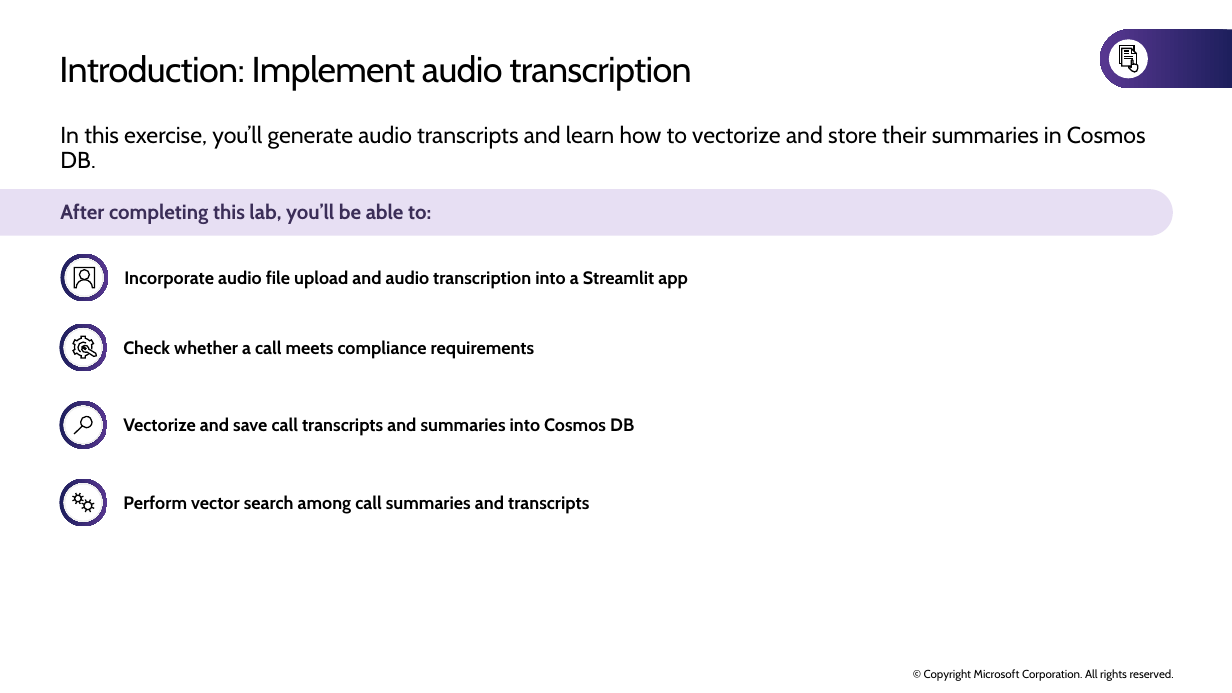
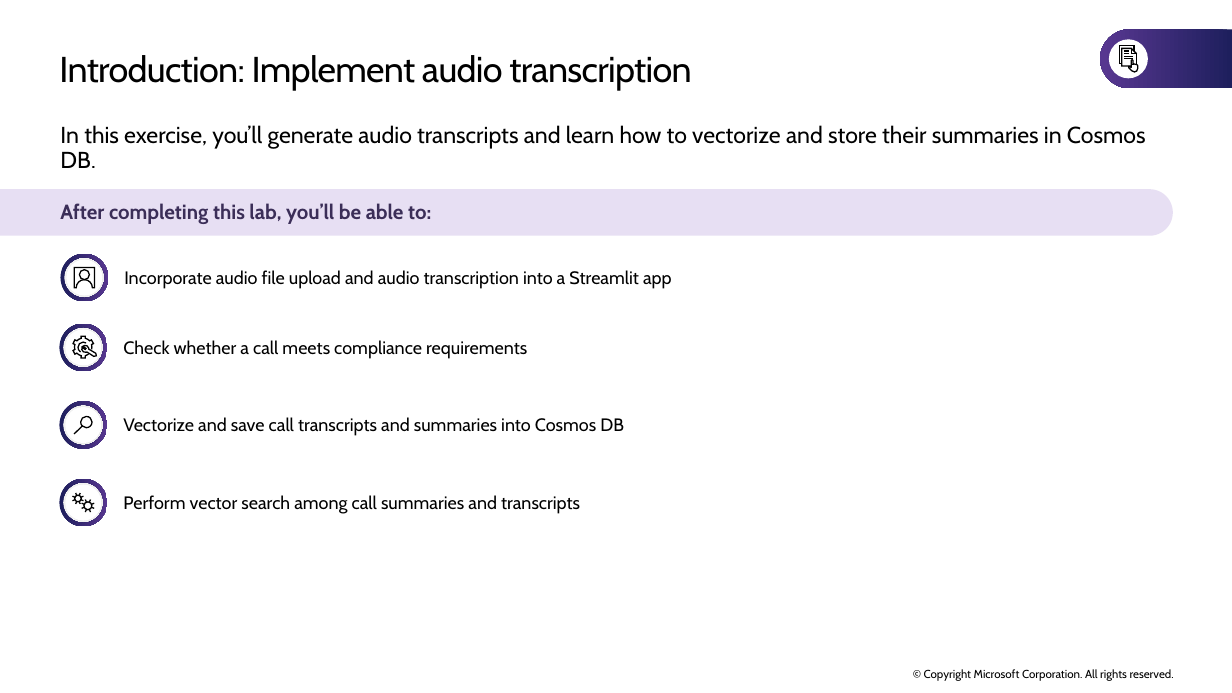
Before and after one commit to cjpark-sapcsa/TechExcel-Integrating-Azure-PaaS-and-AI-Services-for-AI-Design-Wins, a slide deck: slide 31 of slides/Lab Slides.pptx. Drawn at 1232x693 pixels with LibreOffice and Linux fonts; fonts in the diff are those of the drawing. Boxes give left, top, right and bottom in pixels: in the first picture for what was removed or moved away, otherwise in the second. Text is boxed around its words. In the diff, an @@ line names an element or a change of style, - is before the commit and + after.

```diff
--- a/slides/Lab Slides.pptx
+++ b/slides/Lab Slides.pptx
@@ bold off in 4 elements at box(124, 270, 672, 289), box(123, 340, 527, 359), box(123, 417, 624, 436), box(123, 495, 580, 514) @@
```
Also in this commit, not shown: 7 slides added, 1 other file.
